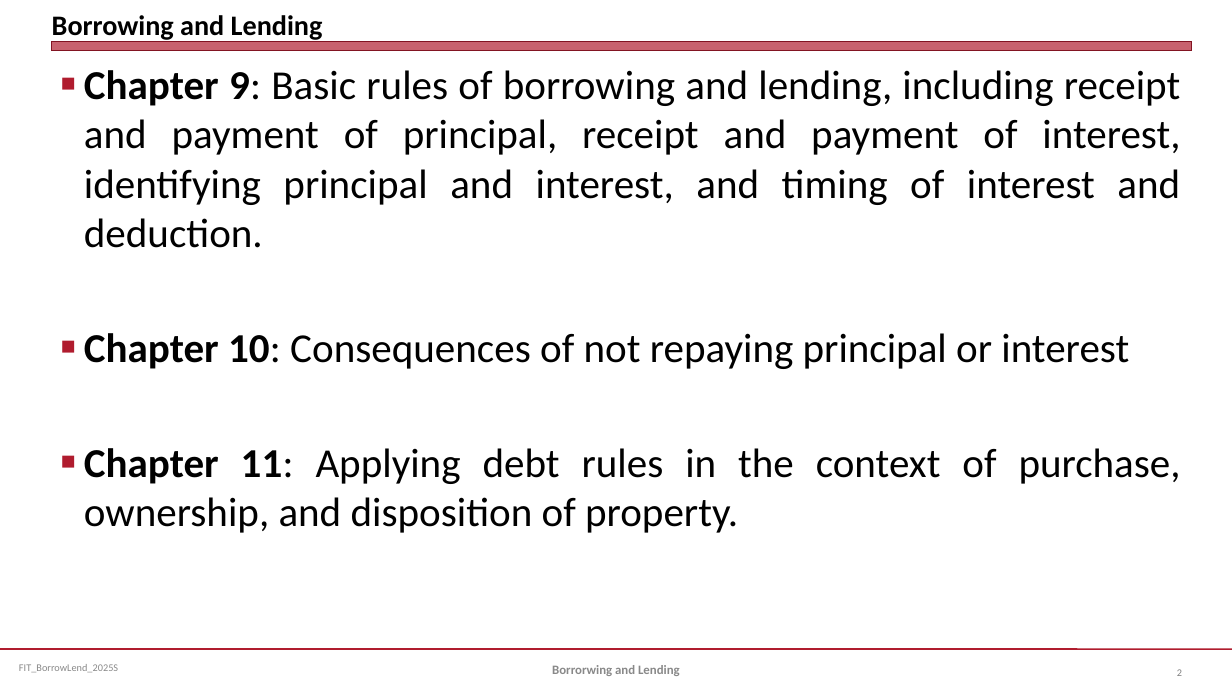
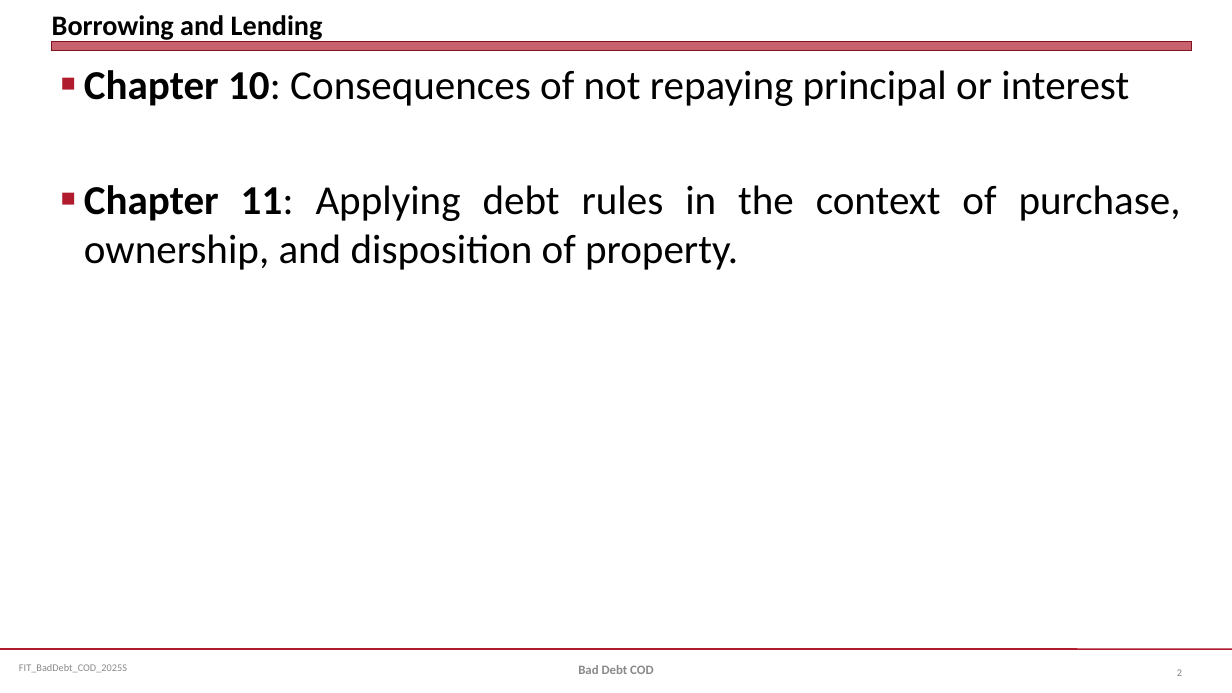
Before and after one commit to jmc877/Fed-Income-Tax, a slide deck: slide 2 of slides/FIT_BadDebt_COD_2025S.pptx. Drawn at 1232x693 pixels with LibreOffice and Linux fonts; fonts in the diff are those of the drawing. Boxes give left, top, right and bottom in pixels: in the first picture for what was removed or moved away, otherwise in the second. Text is boxed around its words. In the diff, an @@ line names an element or a change of style, - is before the commit and + after.

```diff
--- a/slides/FIT_BadDebt_COD_2025S.pptx
+++ b/slides/FIT_BadDebt_COD_2025S.pptx
@@ text at (x1=84, y1=70, x2=1181, y2=248): paragraph removed @@
-■ Chapter 9: Basic rules of borrowing and lending, including receipt and payment of principal, receipt and payment of interest, identifying principal and interest, and timing of interest and deduction.
@@ text at (x1=19, y1=664, x2=127, y2=673): text changed @@
-FIT_BorrowLend_2025S
+FIT_BadDebt_COD_2025S
@@ text at (x1=578, y1=665, x2=653, y2=674): text changed @@
-Borrorwing and Lending
+Bad Debt COD
```
Also in this commit, not shown: 4 other slides changed, 8 slides added, 20 slides removed, 1 other file.
